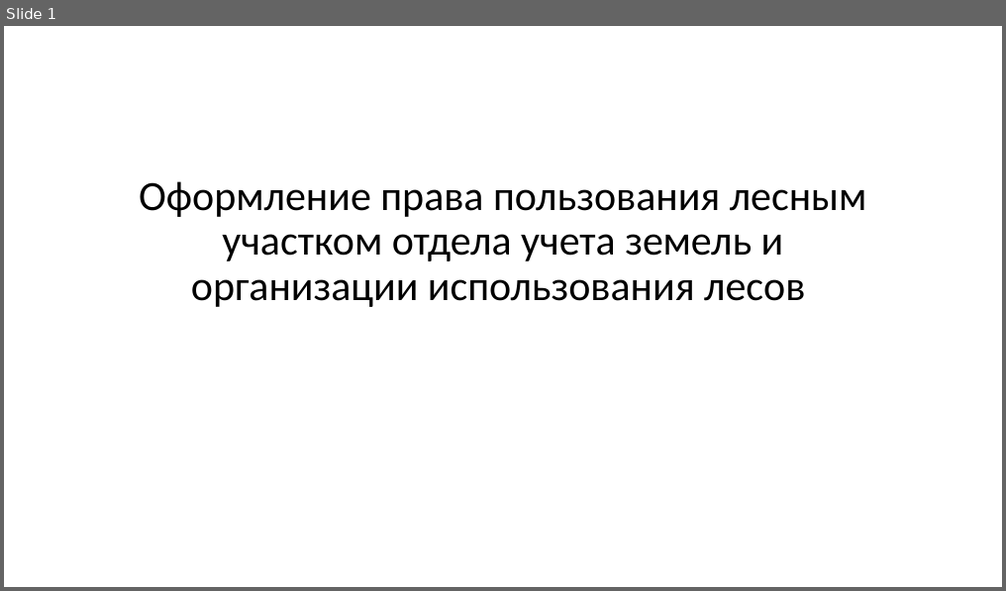
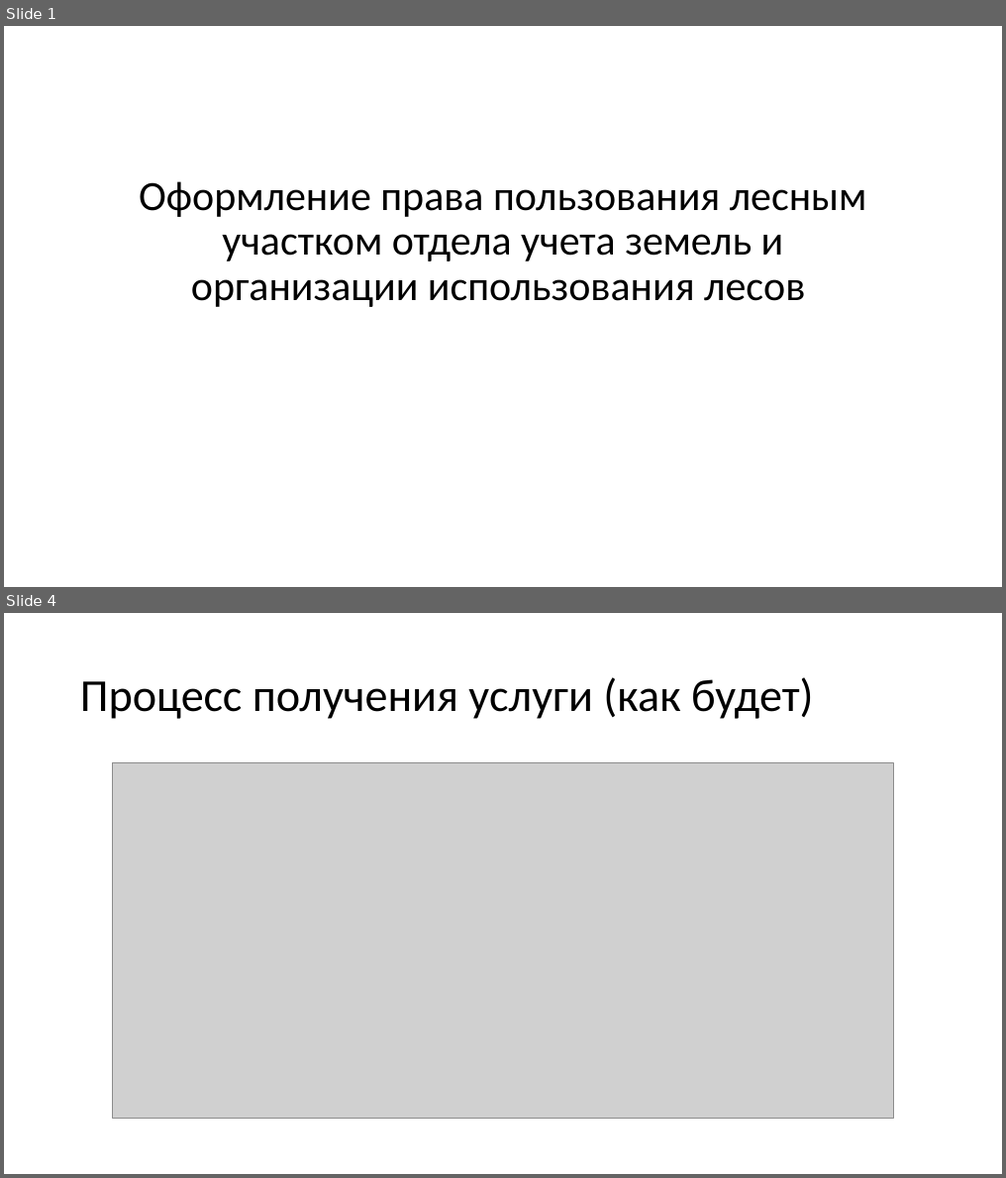
Before and after one commit to mcdodik20008/docs, a slide deck: Prezentatsia.pptx. Shown one above the other, each under a label of ours: slide 1 before the commit, slides 1 and 4 after it; the slides between them are not shown. The pictures are 1006x591 and 1006x1178 pixels, drawn with LibreOffice and Linux fonts; fonts in the diff are those of the drawing; grey boxes stand for pictures. Boxes give left, top, right and bottom in pixels: in the first picture for what was removed or moved away, otherwise in the second. Text is boxed around its words. In the diff, an @@ line names an element or a change of style, - is before the commit and + after.

```diff
--- a/Prezentatsia.pptx
+++ b/Prezentatsia.pptx
@@ slide 4 added at [4,613,1002,1174], background #FFFFFF @@
@@ title added at [80,677,814,719], 44 pt, text #000000 @@
+Процесс получения услуги (как будет)
@@ picture added at [113,762,893,1119] @@
```
Also in this commit, not shown: 5 other slides changed, 1 other slide added, 1 other file.
